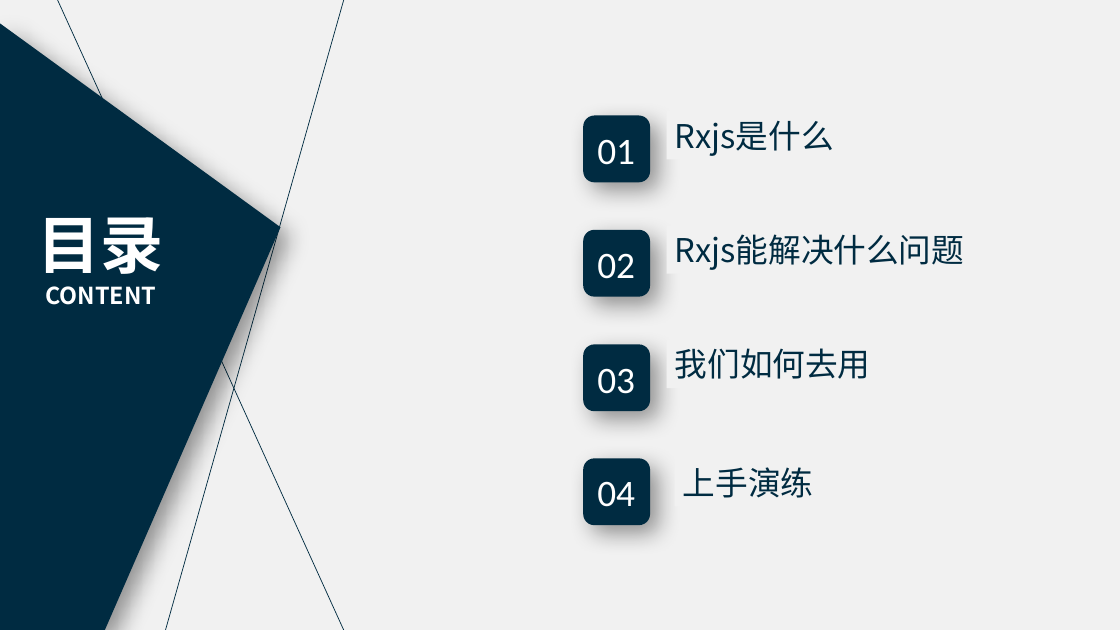
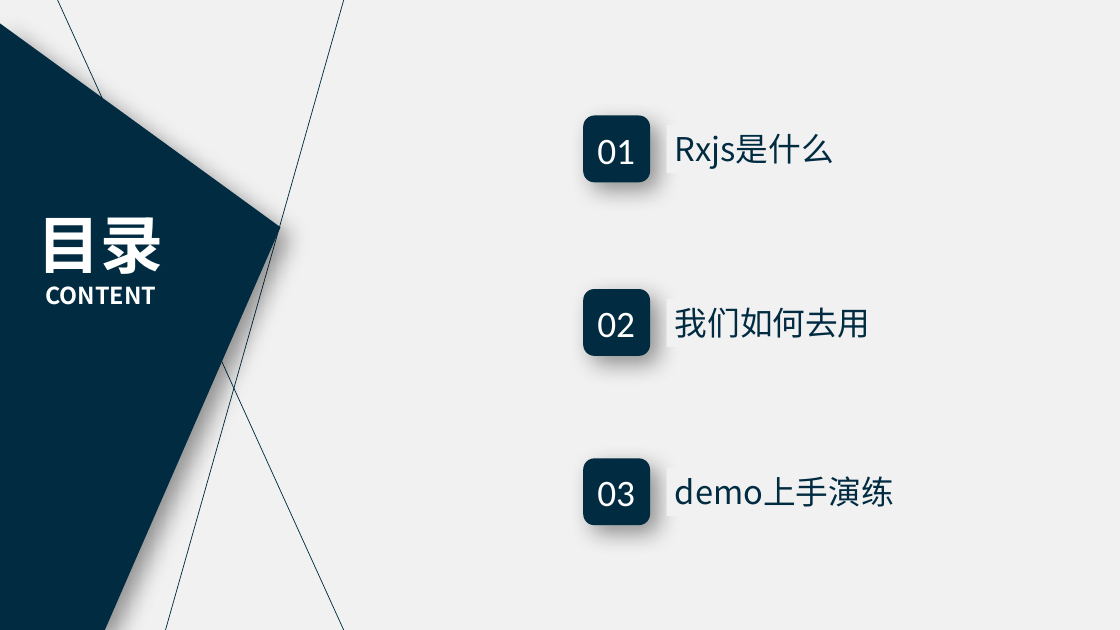
Before and after one commit to luoyiyi/rxjs-demos, a slide deck: slide 2 of rxjs入门分享.pptx. Drawn at 1120x630 pixels with LibreOffice and Linux fonts; fonts in the diff are those of the drawing. Boxes give left, top, right and bottom in pixels: in the first picture for what was removed or moved away, otherwise in the second. Text is boxed around its words. In the diff, an @@ line names an element or a change of style, - is before the commit and + after.

```diff
--- a/rxjs入门分享.pptx
+++ b/rxjs入门分享.pptx
@@ text "Rxjs是什么": place and size @@
-text "Rxjs是什么" at <box>675,121,834,156</box>
+text "Rxjs是什么" at <box>675,134,834,169</box>
@@ rounded rectangle removed at <box>583,230,650,297</box> @@
@@ text removed at <box>675,234,964,270</box> @@
-Rxjs能解决什么问题
@@ rounded rectangle: place and size @@
-rounded rectangle at <box>583,344,650,412</box>
+rounded rectangle at <box>583,289,650,356</box>
@@ text "02": place and size @@
-text "02" at <box>597,253,635,279</box>
+text "02" at <box>597,312,635,338</box>
@@ text "我们如何去用": place and size @@
-text "我们如何去用" at <box>675,348,871,379</box>
+text "我们如何去用" at <box>675,307,871,338</box>
@@ text removed at <box>597,368,635,394</box> @@
-03
@@ text at <box>675,476,894,507</box>: text changed @@
-上手演练
+demo上手演练
@@ text at <box>597,481,635,507</box>: text changed @@
-04
+03
```
Also in this commit, not shown: 4 other slides changed, 4 slides removed, 9 other files.
